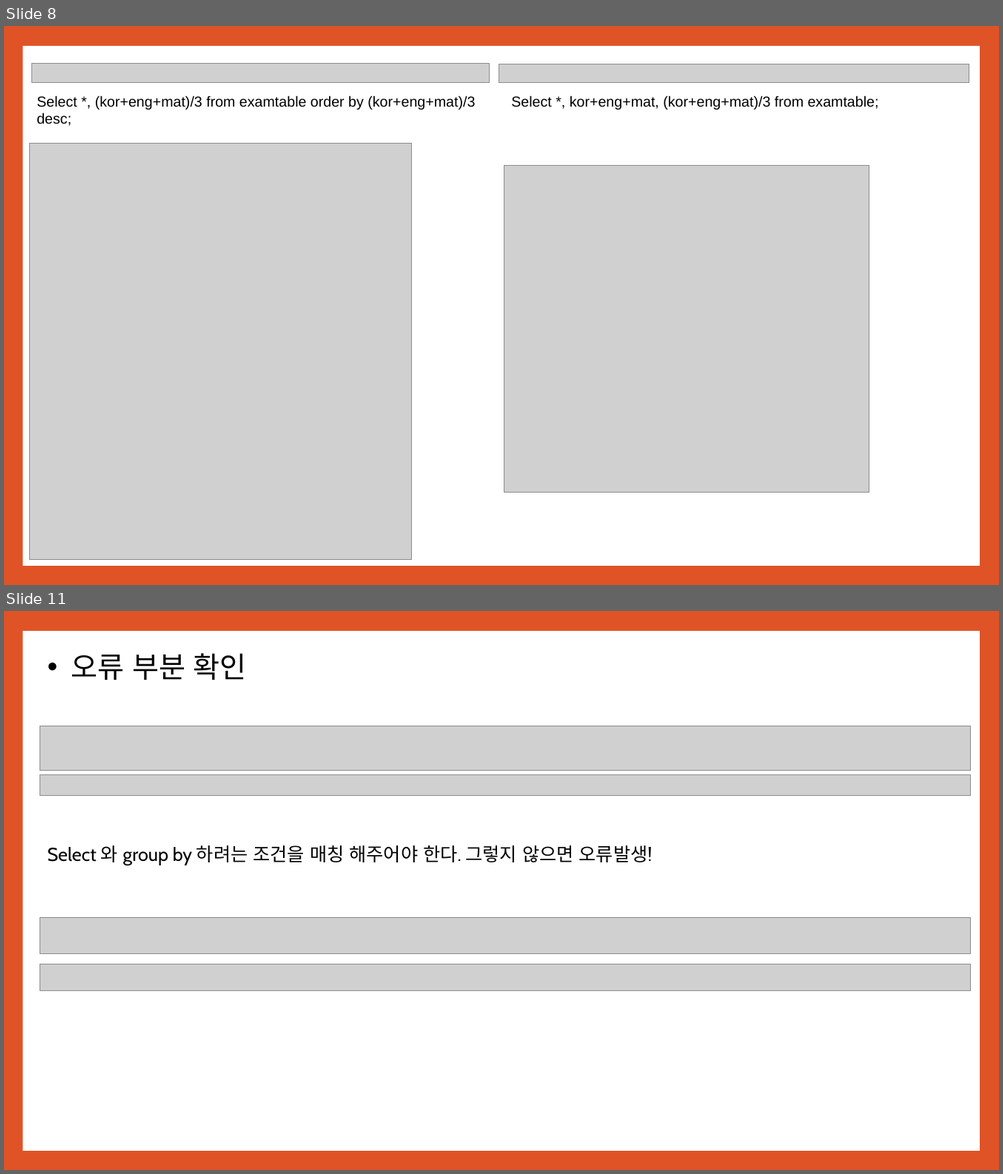
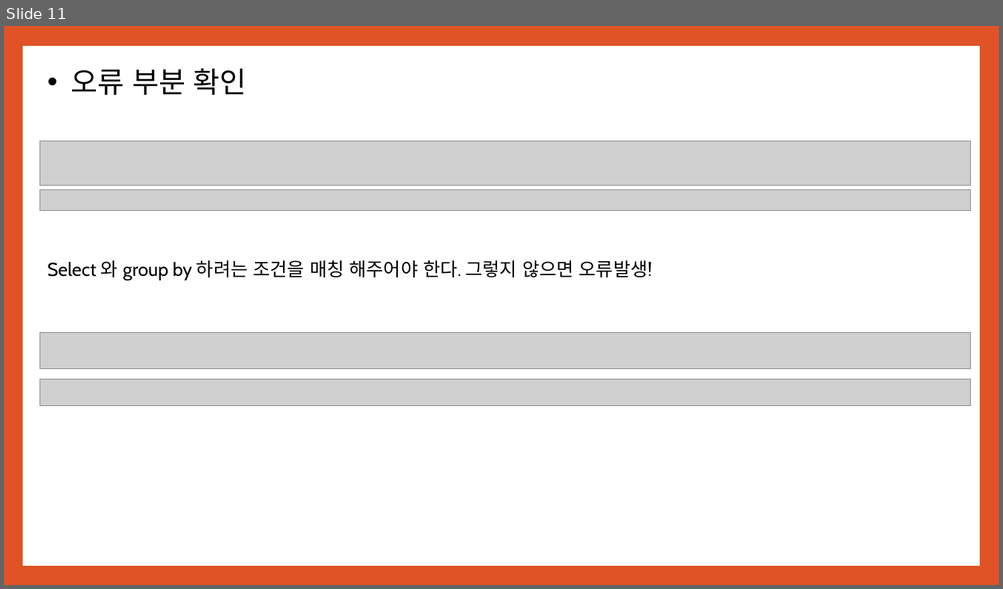
Before and after one commit to noheul1030/KOPO-database, a slide deck: 과제PPT/데이터베이스 3강.pptx. Shown one above the other, each under a label of ours: slides 8 and 11 before the commit, slide 11 after it; the slides between them are not shown. The pictures are 1003x1174 and 1003x589 pixels, drawn with LibreOffice and Linux fonts; fonts in the diff are those of the drawing; grey boxes stand for pictures. Boxes give left, top, right and bottom in pixels: in the first picture for what was removed or moved away, otherwise in the second. Text is boxed around its words. In the diff, an @@ line names an element or a change of style, - is before the commit and + after.

```diff
--- a/과제PPT/데이터베이스 3강.pptx
+++ b/과제PPT/데이터베이스 3강.pptx
@@ slide 8 removed at bbox=[4, 26, 999, 585], background #DF5327; not listed: 1 template element that a slide beside it also shows @@
@@ picture removed at bbox=[31, 63, 489, 83] @@
@@ picture removed at bbox=[498, 64, 970, 84] @@
@@ text removed at bbox=[37, 96, 475, 126] @@
-Select *, (kor+eng+mat)/3 from examtable order by (kor+eng+mat)/3 desc;
@@ text removed at bbox=[511, 96, 879, 110] @@
-Select *, kor+eng+mat, (kor+eng+mat)/3 from examtable;
@@ picture removed at bbox=[29, 143, 412, 560] @@
@@ picture removed at bbox=[504, 166, 869, 493] @@
```
Also in this commit, not shown: 19 slides changed, 9 slides added, 9 other slides removed.
